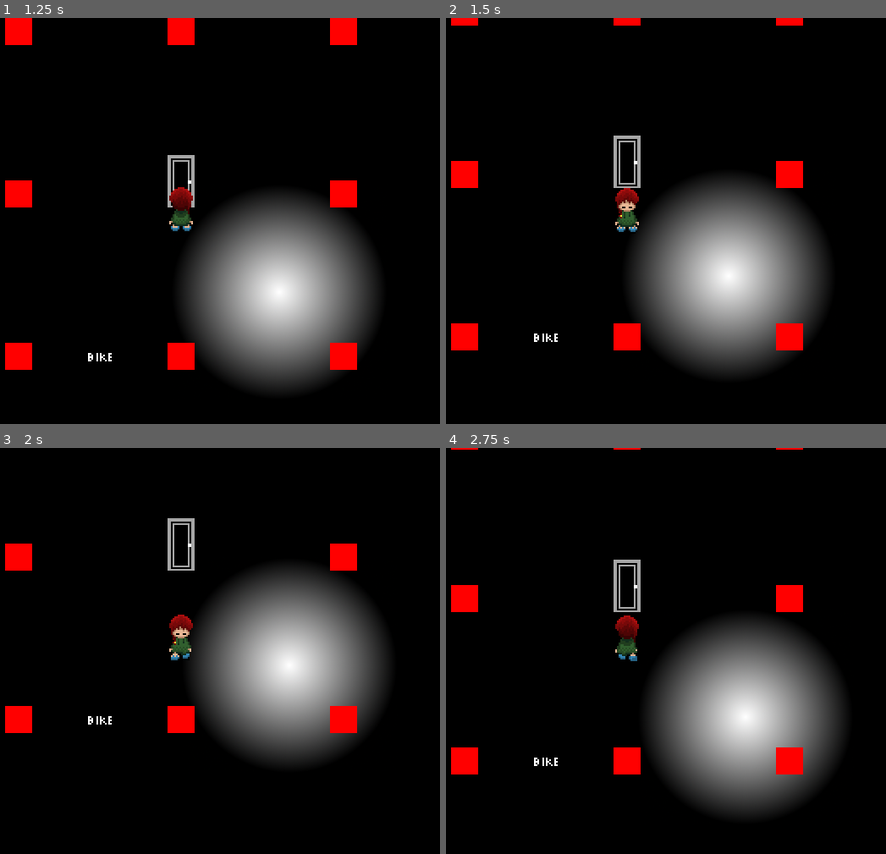
Above: before the commit, frames 1-4 (two rows, left to right).
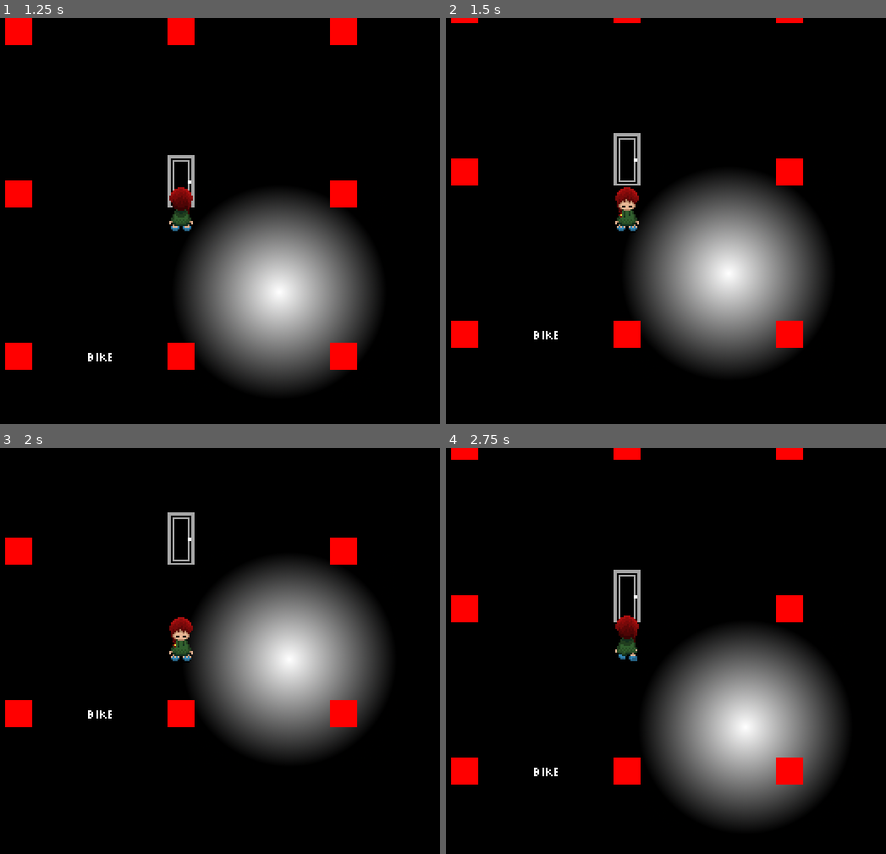
Above: after the commit, the same moments.

Repository: libre-nikki-devs/libre-nikki
Game: Godot game, scene res://scenes/maps/nexus.tscn
Two runs of this game, one before a commit and one after it. Both use one fixed random seed, a clock stepped at 60 frames per second and the inputs below. This scene is started directly instead of the project's main scene. Sound files missing from this copy of the repository are replaced by a short silence.
Inputs:
- Up to frame 1 (1.25 s): tap Enter (accept) at 0.5 s; hold Up (up) from 0.53 s (still down); hold Enter (accept) from 0.53 s (still down)
- Up to frame 2 (1.5 s): release Up (up) at 1.28 s; release Enter (accept) at 1.28 s; hold Down (down) from 1.28 s (still down); tap Enter (accept) at 1.35 s
- Up to frame 3 (2 s): keep holding Down (down)
- Up to frame 4 (2.75 s): release Down (down) at 2.03 s; hold Up (up) from 2.03 s (still down); hold Enter (accept) from 2.03 s (still down)

Frame 1 is identical in both runs. In frame 2, 0.8% of the frame differs, in the area x 1-82%, y 1-82%; in frame 3, 1.5%; in frame 4, 3.3%, in the area x 1-82%, y 0-93%.

Commit message:
Reimplement movement logic

Diff:
--- a/scenes/sakutsuki.tscn
+++ b/scenes/sakutsuki.tscn
@@ -1673,9 +1673,9 @@
 [node name="AnimationPlayer" type="AnimationPlayer" parent="."]
 root_node = NodePath("../AnimatedSprite2D")
 libraries = {
-"": SubResource("AnimationLibrary_7yjcr"),
-"Bike": SubResource("AnimationLibrary_i4sdh"),
-"Default": SubResource("AnimationLibrary_fjxp4")
+&"": SubResource("AnimationLibrary_7yjcr"),
+&"Bike": SubResource("AnimationLibrary_i4sdh"),
+&"Default": SubResource("AnimationLibrary_fjxp4")
 }
 
 [node name="AudioListener2D" type="AudioListener2D" parent="."]
--- a/script_templates/Area2D/pointer.gd
+++ /dev/null
@@ -1,39 +0,0 @@
-# Copyright (C) 2025 boot <bootovy@proton.me> and contributors.
-
-# This file is part of Libre Nikki.
-
-# Libre Nikki is free software: you can redistribute it and/or modify it under the terms of the GNU General Public License as published by the Free Software Foundation, either version 3 of the License, or (at your option) any later version.
-
-# Libre Nikki is distributed in the hope that it will be useful, but WITHOUT ANY WARRANTY; without even the implied warranty of MERCHANTABILITY or FITNESS FOR A PARTICULAR PURPOSE. See the GNU General Public License for more details.
-
-# You should have received a copy of the GNU General Public License along with Libre Nikki. If not, see <https://www.gnu.org/licenses/>.
-
-extends Area2D
-
-## Indicates what objects are colliding with the pointer.
-var colliding_objects: Array[Node2D] = []
-
-## Indicates what objects are on the surface level of the pointer.
-var stepped_on_objects: Array[Node2D] = []
-
-func _ready() -> void:
-	body_entered.connect(_on_area_2d_body_entered)
-	body_exited.connect(_on_area_2d_body_exited)
-
-func _on_area_2d_body_entered(body: Node2D) -> void:
-	var additional_z_index: int = 0
-	if body is TileMapLayer:
-		var current_tile = body.local_to_map(global_position)
-		if body.get_cell_tile_data(current_tile):
-			additional_z_index = body.get_cell_tile_data(current_tile).z_index
-
-	if body != get_parent():
-		match Game.get_global_z_index(get_parent()) - (Game.get_global_z_index(body) + additional_z_index):
-			0:
-				colliding_objects.append(body)
-			1:
-				stepped_on_objects.append(body)
-
-func _on_area_2d_body_exited(body: Node2D) -> void:
-	colliding_objects.erase(body)
-	stepped_on_objects.erase(body)
--- a/scripts/classes/yume_character.gd
+++ b/scripts/classes/yume_character.gd
@@ -39,113 +39,137 @@
 ## True, if the character is moving.
 var is_moving: bool = false
 
-## Contains three pointers that check occuring collisions.
-var pointers: Array[Area2D] = []
+## Contains pointers that check occuring collisions.
+var pointers: Node2D
 
 ## Pointer that determines where the character should move.
-var current_pointer: Area2D
+var current_pointer: YumePointer
 
 ## Target movement point.
 var target: Vector2
+
+var collision_checked: bool = false
 
 ## Emitted when the character has moved.
 signal moved
 
 func _init() -> void:
 	# initialize pointers
-	for i: int in 3:
-		pointers.insert(i, Area2D.new())
-		var collision = CollisionShape2D.new()
-		collision.shape = SegmentShape2D.new()
-		collision.shape.a = Vector2(0, 0)
-		collision.shape.b = Vector2(0, 0)
-		pointers[i].add_child(collision)
-		pointers[i].set_script(preload("res://script_templates/Area2D/pointer.gd"))
-		add_child(pointers[i])
+	pointers = Node2D.new()
+	pointers.name = "Pointers"
+	for side: Vector2 in [Vector2.UP + Vector2.LEFT, Vector2.UP, Vector2.UP + Vector2.RIGHT, Vector2.LEFT, Vector2.ZERO, Vector2.RIGHT, Vector2.DOWN + Vector2.LEFT, Vector2.DOWN, Vector2.DOWN + Vector2.RIGHT]:
+		var pointer: YumePointer = YumePointer.new()
+		pointer.offset = side
+		pointer.collision_owner = self
+		pointer.position = pointer.offset * Game.world.tile_size
+		var collision_shape: CollisionShape2D = CollisionShape2D.new()
+		collision_shape.shape = SegmentShape2D.new()
+		collision_shape.shape.a = Vector2.ZERO
+		collision_shape.shape.b = Vector2.ZERO
+		pointer.add_child(collision_shape)
+		pointers.add_child(pointer)
+	add_child(pointers)
 
-func get_tile_stair_target_corrections(tile_data: TileData, new_target: Vector2, direction: Game.DIRECTION):
+func _physics_process(delta: float) -> void:
+	# we need to wait a physics frame for area2d to start detecting collisions before moving
+	if ready and not collision_checked:
+		if not is_busy:
+			is_busy = true
+			await get_tree().physics_frame
+			is_busy = false
+			collision_checked = true
+
+func get_tile_stair_target_corrections(tile_data: TileData, new_target: Vector2, direction: Game.DIRECTION) -> Vector2:
 	if tile_data:
 		if tile_data.get_custom_data("stair"):
 			match tile_data.get_custom_data("stair"):
 				# \-shaped stairs; horizontal movement
-				1 when direction in [Game.DIRECTION.LEFT, Game.DIRECTION.RIGHT]:
+				1 when direction & Game.HORIZONTAL:
 						new_target += Vector2(0, target.x)
+						current_pointer = pointers.get_child(current_pointer.get_index() + 3 * int(Game.DIRECTIONS[direction].x))
 				# /-shaped stairs; horizontal movement
-				2 when direction in [Game.DIRECTION.LEFT, Game.DIRECTION.RIGHT]:
+				2 when direction & Game.HORIZONTAL:
 						new_target -= Vector2(0, target.x)
+						current_pointer = pointers.get_child(current_pointer.get_index() - 3 * int(Game.DIRECTIONS[direction].x))
 				# \-shaped stairs; vertical movement
-				3 when direction in [Game.DIRECTION.DOWN, Game.DIRECTION.UP]:
+				3 when direction & Game.VERTICAL:
 						new_target += Vector2(target.y, 0)
+						current_pointer = pointers.get_child(current_pointer.get_index() + int(Game.DIRECTIONS[direction].y))
 				# /-shaped stairs; vertical movement
-				4 when direction in [Game.DIRECTION.DOWN, Game.DIRECTION.UP]:
+				4 when direction & Game.VERTICAL:
 						new_target -= Vector2(target.y, 0)
+						current_pointer = pointers.get_child(current_pointer.get_index() - int(Game.DIRECTIONS[direction].y))
 	return new_target
 
 ## Returns true, if the character is colliding with something.
 func is_colliding(direction: Game.DIRECTION) -> bool:
+	if current_pointer.surfaces.is_empty() and not can_move_in_vacuum:
+		return true
+
+	for body: Node2D in current_pointer.collisions:
+		if body is YumeInteractable:
+			body.body_touched.emit(self)
+		return true
+
+	return false
+
+## If there are no colliding objects on the same Z index as the character, move this [param direction] (diagonally, if on stairs and if [member can_use_stairs] is [code]true[/code]) by one tile. Otherwise, emit [signal YumeInteractable.body_touched] on the colliding [YumeInteractable].
+func move(direction: Game.DIRECTION) -> void:
+	set_pointer(direction)
 	target = Game.DIRECTIONS[direction] * Game.world.tile_size
-	pointers[0].position = target
 
-	if direction in [Game.DIRECTION.DOWN, Game.DIRECTION.UP]:
-		pointers[1].position = target + Vector2(1, 0) * Game.world.tile_size
-		pointers[2].position = target + Vector2(-1, 0) * Game.world.tile_size
-	else:
-		pointers[1].position = target + Vector2(0, 1) * Game.world.tile_size
-		pointers[2].position = target + Vector2(0, -1) * Game.world.tile_size
+	for body: Node2D in current_pointer.surfaces:
+		if body.global_position == current_pointer.global_position and body is YumeInteractable:
+			body.body_stepped_on.emit(self)
 
-	for i: int in 3:
-		Game.world.wrap_node_around_world(pointers[i])
-
-	await get_tree().physics_frame
-
-	current_pointer = pointers[0]
-
-	# these probably should be in different functions
-	for object: Node2D in current_pointer.stepped_on_objects:
-		if object.global_position == current_pointer.global_position and object is YumeInteractable:
-			object.body_stepped_on.emit(self)
-
-		if object is TileMapLayer:
-			var current_tile = object.local_to_map(current_pointer.global_position)
-			var tile_data = object.get_cell_tile_data(current_tile)
+		if body is TileMapLayer:
+			var current_tile = body.local_to_map(current_pointer.global_position)
+			var tile_data = body.get_cell_tile_data(current_tile)
 
 			if can_use_stairs:
 				target = get_tile_stair_target_corrections(tile_data, target, direction)
 
-	if direction in [Game.DIRECTION.LEFT, Game.DIRECTION.RIGHT]:
-		if target.y < 0:
-			current_pointer = pointers[2]
-		elif target.y > 0:
-			current_pointer = pointers[1]
-	else:
-		if target.x < 0:
-			current_pointer = pointers[2]
-		elif target.x > 0:
-			current_pointer = pointers[1]
+	if is_colliding(direction):
+		return
 
-	if current_pointer.stepped_on_objects.is_empty() and !can_move_in_vacuum:
-		return true
+	# var collision_shapes: Array[CollisionShape2D]
 
-	for object: Node2D in current_pointer.colliding_objects:
-		if object is YumeInteractable:
-			object.body_touched.emit(self)
-		return true
-	return false
+	# for shape_owner: int in get_shape_owners():
+		# collision_shapes.append(shape_owner_get_owner(shape_owner))
 
-## If there are no colliding objects on the same Z index as the character, move this [param direction] (diagonally, if on stairs and if [member can_use_stairs] is [code]true[/code]) by one tile. Otherwise, emit [signal YumeInteractable.body_touched] on the colliding [YumeInteractable].
-func move(direction: Game.DIRECTION) -> void:
-	if await is_colliding(direction) or speed <= 0:
-		return
+	# for collision_shape: CollisionShape2D in collision_shapes:
+		# if Game.world:
+			# collision_shape.position = Game.world.wrap_around_world(collision_shape.global_position + target)
+		# else:
+			# collision_shape.position += collision_shape.global_position + target
+		# collision_shape.top_level = true
+
+	for pointer: YumePointer in pointers.get_children():
+		if Game.world:
+			pointer.position = Game.world.wrap_around_world(pointer.global_position + target)
+		else:
+			pointer.position += pointer.global_position + target
+		pointer.top_level = true
 
 	is_busy = true
 	is_moving = true
-
 	var tween: Tween = create_tween()
-	tween.tween_property(self, "position", position + target, 0.25 / speed)
+	tween.tween_property(self, "pixel_position", Vector2i(target), 0.25 / speed).as_relative()
 	await tween.finished
 
+	# for collision_shape: CollisionShape2D in collision_shapes:
+		# collision_shape.position = Vector2.ZERO
+		# collision_shape.top_level = false
+
+	#for pointer: YumePointer in pointers.get_children():
+		#pointer.position = pointer.offset * Game.world.tile_size
+		#pointer.top_level = false
+
+	is_busy = false
 	is_moving = false
-	is_busy = false
+	moved.emit()
 
-	await get_tree().physics_frame
-	moved.emit()
+func set_pointer(direction: Game.DIRECTION) -> void:
+	for pointer: YumePointer in pointers.get_children():
+		if pointer.offset == Game.DIRECTIONS[direction]:
+			current_pointer = pointer
--- a/scripts/classes/yume_humanoid.gd
+++ b/scripts/classes/yume_humanoid.gd
@@ -77,8 +77,41 @@
 
 ## If there are no colliding objects on the same Z index as the character, move this 'direction' (diagonally, if on stairs and 'can_move_on_stairs' is true) by one tile. Otherwise, trigger 'body_touched()' signal in the colliding YumeInteractable's script.
 func move(direction: Game.DIRECTION) -> void:
-	if await is_colliding(direction) or speed <= 0:
+	set_pointer(direction)
+	target = Game.DIRECTIONS[direction] * Game.world.tile_size
+
+	for body: Node2D in current_pointer.surfaces:
+		if body.global_position == current_pointer.global_position and body is YumeInteractable:
+			body.body_stepped_on.emit(self)
+
+		if body is TileMapLayer:
+			var current_tile = body.local_to_map(current_pointer.global_position)
+			var tile_data = body.get_cell_tile_data(current_tile)
+
+			if can_use_stairs:
+				target = get_tile_stair_target_corrections(tile_data, target, direction)
+
+	if is_colliding(direction):
 		return
+
+	# var collision_shapes: Array[CollisionShape2D]
+
+	# for shape_owner: int in get_shape_owners():
+		# collision_shapes.append(shape_owner_get_owner(shape_owner))
+
+	# for collision_shape: CollisionShape2D in collision_shapes:
+		# if Game.world:
+			# collision_shape.position = Game.world.wrap_around_world(collision_shape.global_position + target)
+		# else:
+			# collision_shape.position += collision_shape.global_position + target
+		# collision_shape.top_level = true
+
+	for pointer: YumePointer in pointers.get_children():
+		if Game.world:
+			pointer.position = Game.world.wrap_around_world(pointer.global_position + target)
+		else:
+			pointer.position += pointer.global_position + target
+		pointer.top_level = true
 
 	is_busy = true
 	is_moving = true
@@ -92,21 +125,29 @@
 
 	last_step = !last_step
 	var tween: Tween = create_tween()
-	tween.tween_property(self, "position", position + target, 0.25 / speed)
+	tween.tween_property(self, "pixel_position", Vector2i(target), 0.25 / speed).as_relative()
 	await tween.finished
+
+	# for collision_shape: CollisionShape2D in collision_shapes:
+		# collision_shape.position = Vector2.ZERO
+		# collision_shape.top_level = false
+
+	#for pointer: YumePointer in pointers.get_children():
+		#pointer.position = pointer.offset * Game.world.tile_size
+		#pointer.top_level = false
+
 	is_busy = false
 	is_moving = false
-	await get_tree().physics_frame
 	moved.emit()
 
 func play_footstep_sound() -> void:
 	Game.play_sound(footstep_sound, self, 256, RandomNumberGenerator.new().randf_range(0.90, 1.10))
 
 func set_footstep_sound() -> void:
-	for object: Node2D in current_pointer.stepped_on_objects:
-		if object is TileMapLayer:
-			var current_tile = object.local_to_map(current_pointer.global_position)
-			var tile_data = object.get_cell_tile_data(current_tile)
+	for body: Node2D in current_pointer.surfaces:
+		if body is TileMapLayer:
+			var current_tile = body.local_to_map(current_pointer.global_position)
+			var tile_data = body.get_cell_tile_data(current_tile)
 			footstep_sound = get_tile_footstep_sound(tile_data)
 			return
 
--- a/scripts/classes/yume_interactable.gd
+++ b/scripts/classes/yume_interactable.gd
@@ -13,6 +13,14 @@
 
 ## A simple node that can be interacted with.
 
+## Pixel-perfect position.
+var pixel_position: Vector2i:
+	get:
+		return Vector2i(round(position))
+	set(value):
+		position = value
+		pixel_position = value
+
 ## Emitted when something interacted with this node.
 signal body_interacted(body: Node2D)
 
--- a/scripts/classes/yume_player.gd
+++ b/scripts/classes/yume_player.gd
@@ -30,7 +30,11 @@
 	connect("moved", _on_moved)
 
 func _physics_process(delta: float) -> void:
-	Game.persistent_data["playtime"] += delta
+	super(delta)
+	if Game.persistent_data.has("playtime"):
+		Game.persistent_data["playtime"] += delta
+	else:
+		Game.persistent_data["playtime"] = 0
 
 func _on_moved():
 	if !Game.persistent_data.has("steps_taken"):
--- /dev/null
+++ b/scripts/classes/yume_pointer.gd
@@ -0,0 +1,30 @@
+class_name YumePointer
+extends Area2D
+
+@export var offset: Vector2
+@export var collision_owner: Node2D
+var collisions: Array[Node2D]
+var surfaces: Array[Node2D]
+
+func _ready() -> void:
+	body_shape_entered.connect(_on_pointer_body_shape_entered)
+	body_shape_exited.connect(_on_pointer_body_shape_exited)
+
+func _on_pointer_body_shape_entered(body_rid: RID, body: Node2D, body_shape_index: int, local_shape_index: int) -> void:
+	var additional_z_index: int = 0
+
+	if body is TileMapLayer:
+		var current_tile = body.local_to_map(global_position)
+		if body.get_cell_tile_data(current_tile):
+			additional_z_index = body.get_cell_tile_data(current_tile).z_index
+
+	if body != collision_owner:
+		match Game.get_global_z_index(collision_owner) - (Game.get_global_z_index(body) + additional_z_index):
+			0:
+				collisions.append(body)
+			1:
+				surfaces.append(body)
+
+func _on_pointer_body_shape_exited(body_rid: RID, body: Node2D, body_shape_index: int, local_shape_index: int) -> void:
+	collisions.erase(body)
+	surfaces.erase(body)
--- a/scripts/classes/yume_world.gd
+++ b/scripts/classes/yume_world.gd
@@ -44,7 +44,7 @@
 				node_wrapper.remove_child(child)
 			boundaries.clear()
 
-		for boundary: Vector2 in Game.DIRECTIONS:
+		for boundary: Vector2 in [Vector2.LEFT, Vector2.DOWN, Vector2.UP, Vector2.RIGHT]:
 			boundaries.append(CollisionShape2D.new())
 			var current_boundary: CollisionShape2D = boundaries.back()
 			current_boundary.shape = WorldBoundaryShape2D.new()
@@ -226,6 +226,18 @@
 				-Vector2.RIGHT:
 					parallax.scroll_offset += Vector2(parallax.repeat_size.x - (abs(bounds[0].x) + abs(bounds[1].x)), 0)
 
+	#if body == get_viewport().get_camera_2d().get_parent():
+		#for parallax: Parallax2D in get_tree().get_nodes_in_group("Parallax"):
+			#match node_wrapper.get_child(local_shape_index).shape.normal:
+				#-Vector2.LEFT:
+					#parallax.scroll_offset -= Vector2(parallax.repeat_size.x - (abs(bounds[0].x) + abs(bounds[1].x)), 0)
+				#-Vector2.DOWN:
+					#parallax.scroll_offset += Vector2(0, parallax.repeat_size.y - (abs(bounds[0].y) + abs(bounds[1].y)))
+				#-Vector2.UP:
+					#parallax.scroll_offset -= Vector2(0, parallax.repeat_size.y - (abs(bounds[0].y) + abs(bounds[1].y)))
+				#-Vector2.RIGHT:
+					#parallax.scroll_offset += Vector2(parallax.repeat_size.x - (abs(bounds[0].x) + abs(bounds[1].x)), 0)
+
 ## Change the current world to this [param world].
 func change_world(world: String, save_current_state: bool = true, player_properties: Array = ["accept_events", "cancel_events", "effect", "facing", "last_step", "speed"]) -> void:
 	if save_current_state:
@@ -255,6 +267,17 @@
 			if property in player:
 				Game.persistent_data["player_data"][property] = player.get(property)
 
+func wrap_around_world(value: Vector2) -> Vector2:
+	if bounds.size() >= 2:
+		match loop:
+			"All Sides":
+				return Vector2(wrap(value.x, bounds[0].x, bounds[1].x), wrap(value.y, bounds[0].y, bounds[1].y))
+			"Horizontally":
+				return Vector2(wrap(value.x, bounds[0].x, bounds[1].x), value.y)
+			"Vertically":
+				return Vector2(value.x , wrap(value.y, bounds[0].y, bounds[1].y))
+	return value
+
 func wrap_node_around_world(node: Node2D) -> void:
 	if bounds.size() >= 2:
 		node.global_position = Vector2(wrap(node.global_position.x, bounds[0].x, bounds[1].x), wrap(node.global_position.y, bounds[0].y, bounds[1].y))
--- a/scripts/game.gd
+++ b/scripts/game.gd
@@ -12,11 +12,16 @@
 
 ## An autoload singleton that handles the game's most important data as well as it provides functions specific to Libre Nikki.
 
-const DIRECTIONS: Array[Vector2] = [Vector2.LEFT, Vector2.DOWN, Vector2.UP, Vector2.RIGHT]
-
-# enum { ALL = 15, HORIZONTAL = 9, VERTICAL = 6 }
-# enum DIRECTION { LEFT = 1, DOWN = 2, UP = 4, RIGHT = 8 }
-enum DIRECTION { LEFT = 0, DOWN, UP, RIGHT }
+const DIRECTIONS: Dictionary[DIRECTION, Vector2] = {
+	DIRECTION.LEFT: Vector2.LEFT,
+	DIRECTION.DOWN: Vector2.DOWN,
+	DIRECTION.UP: Vector2.UP,
+	DIRECTION.RIGHT: Vector2.RIGHT,
+}
+
+enum { ALL = 15, HORIZONTAL = 9, VERTICAL = 6 }
+
+enum DIRECTION { LEFT = 1, DOWN = 2, UP = 4, RIGHT = 8 }
 
 enum EFFECT { DEFAULT = 0, BIKE = 1 }
 
--- a/scripts/sakutsuki.gd
+++ b/scripts/sakutsuki.gd
@@ -15,12 +15,17 @@
 signal act_started(effect: Game.EFFECT)
 signal act_finished(effect: Game.EFFECT)
 
+func _init() -> void:
+	super()
+
 func _ready() -> void:
 	Game.accept_held.connect(_on_accept_held)
 	Game.cancel_held.connect(_on_cancel_held)
 
 func _physics_process(delta: float) -> void:
-	if !is_busy:
+	super(delta)
+
+	if not is_busy:
 	# do not move when calling opposite movement events (eg. pressing both 'up' and 'down' keys at once)
 		if not Game.movement_events.is_empty() and (Game.movement_events.find(Game.DIRECTION.UP) <= -1 or Game.movement_event …(370 unchanged characters)…
 			if is_sitting:
@@ -95,3 +100,17 @@
 		else:
 			Game.cancel_events.front().call()
 		Game.cancel_events.pop_front()
+
+func interact() -> void:
+	if Game.accept_events.is_empty():
+		if not is_sitting and current_pointer:
+			for body: Node2D in current_pointer.collisions:
+				if body is YumeInteractable:
+					body.body_interacted.emit(self)
+					body.body_touched.emit(self)
+	else:
+		if Game.accept_events.front().get_argument_count() > 0:
+			Game.accept_events.front().call(self)
+		else:
+			Game.accept_events.front().call()
+		Game.accept_events.pop_front()
Not shown, removed: script_templates/Area2D/pointer.gd.uid
Not shown, added: scripts/classes/yume_pointer.gd.uid
